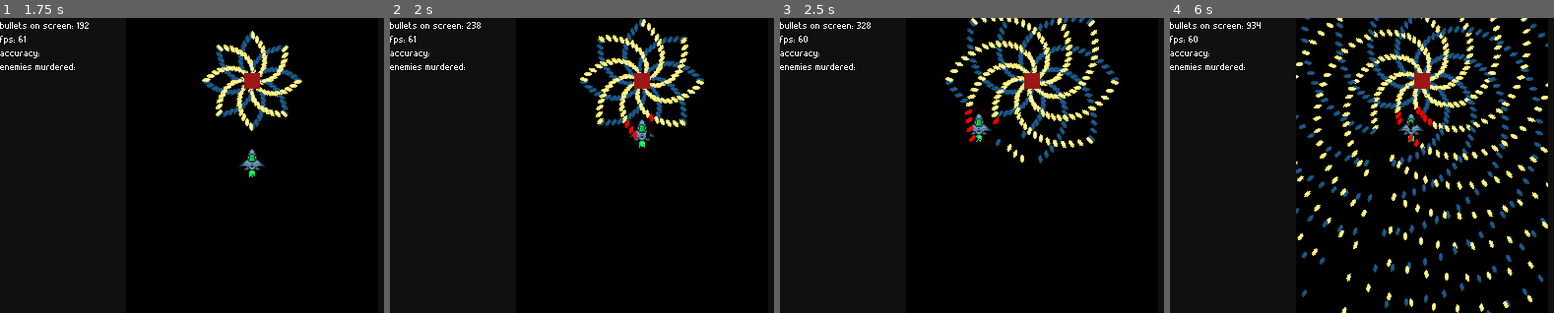
Above: before the commit, frames 1-4 (left to right).
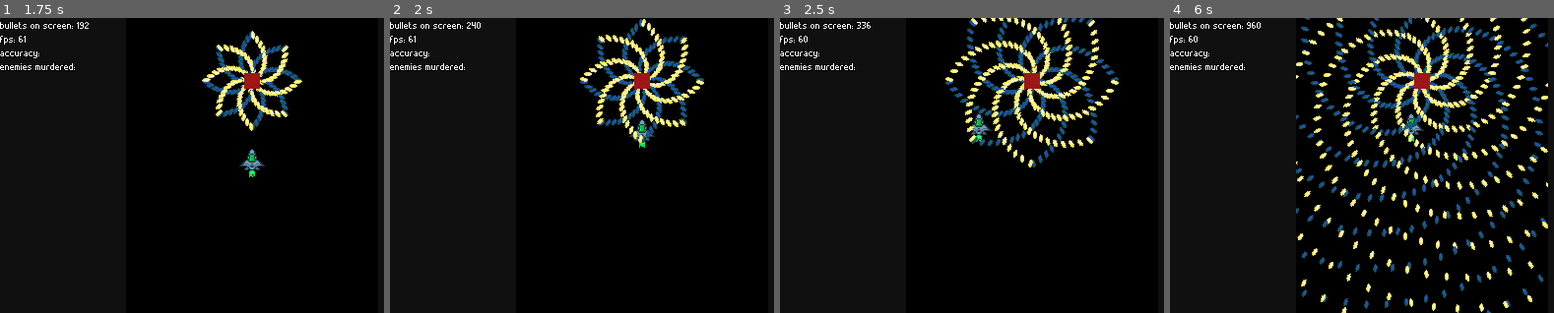
Above: after the commit, the same moments.

Repository: rockrick1/MAC0499-TCC
Game: Godot game, scene res://stages/test_stage.tscn
Same seed, same stepped clock (60 frames per second), same inputs: the game is played once before the commit and once after it.
Inputs (mouse positions are in pixels of both pictures, inside the frame that each line leads up to):
- Up to frame 1 (1.75 s): tap Enter at 0.5 s; move the mouse to (226, 224) at 0.52 s; hold Up (ui_up) from 0.53 s (still down); tap Space (ui_select) at 0.77, 1.52 s; move the mouse to (outside the picture) at 1.27 s
- Up to frame 2 (2 s): keep holding Up (ui_up)
- Up to frame 3 (2.5 s): move the mouse to (879, 121) at 2.02 s; release Up (ui_up) at 2.03 s; hold Left (ui_left) from 2.03 s (still down)
- Up to frame 4 (6 s): move the mouse to (1446, 165) at 2.77 s; tap Space (ui_select) at 3.02, 3.77, 4.52 s; move the mouse to (1346, 91) at 3.52 s; release Left (ui_left) at 3.53 s; hold Down (ui_down) 3.53-4.28 s; move the mouse to (1534, 150) at 4.27 s; hold Right (ui_right) 4.28-5.03 s; move the mouse to (1319, 180) at 5.02 s; hold Up (ui_up) 5.03-5.78 s; move the mouse to (1473, 100) at 5.77 s; hold Right (ui_right) from 5.78 s (still down)

Frame 1 is identical in both runs. In frame 2, 0.2% of the frame differs, in the area x 21-70%, y 1-43%; in frame 3, 0.4%; in frame 4, 0.9%, in the area x 21-69%, y 1-99%.

Commit message:
comment write data function

Diff:
--- a/shooter 2/characters/character.gd
+++ b/shooter 2/characters/character.gd
@@ -80,22 +80,22 @@
 		moving = true
 		dir.x -= 1
 		data.info = "Left"
-		action_recorder.write_data(data)
+#		action_recorder.write_data(data)
 	elif Input.is_action_pressed("ui_right"):
 		moving = true
 		dir.x += 1
 		data.info = "Right"
-		action_recorder.write_data(data)
+#		action_recorder.write_data(data)
 	if Input.is_action_pressed("ui_down"):
 		moving = true
 		dir.y += 1
 		data.info += "Down"
-		action_recorder.write_data(data)
+#		action_recorder.write_data(data)
 	elif Input.is_action_pressed("ui_up"):
 		moving = true
 		dir.y -= 1
 		data.info += "Up"
-		action_recorder.write_data(data)
+#		action_recorder.write_data(data)
 
 	if moving:
 #		$Sprite.set_animation("run")
--- a/shooter 2/projectiles/base_projectile.gd
+++ b/shooter 2/projectiles/base_projectile.gd
@@ -34,12 +34,12 @@
 # Called when the node enters the scene tree for the first time.
 func _process(_delta):
 	# Only checks collision with the nearest bullets
-	if character != null and get_global_position().distance_to(character.get_global_position()) < dist_threshold:
-		$Sprite.set_modulate(Color(1,0,0,1))
-		$CollisionShape2D.set_disabled(false)
-	elif enemy:
-		$Sprite.set_modulate(Color(1,1,1,1))
-		$CollisionShape2D.set_disabled(true)
+#	if character != null and get_global_position().distance_to(character.get_global_position()) < dist_threshold:
+#		$Sprite.set_modulate(Color(1,0,0,1))
+#		$CollisionShape2D.set_disabled(false)
+#	elif enemy:
+#		$Sprite.set_modulate(Color(1,1,1,1))
+#		$CollisionShape2D.set_disabled(true)
 	position += direction * speed * _delta * 50
 
 
--- a/shooter 2/projectiles/proj1.tscn
+++ b/shooter 2/projectiles/proj1.tscn
@@ -18,6 +18,7 @@
 
 [node name="CollisionShape2D" type="CollisionShape2D" parent="."]
 shape = SubResource( 1 )
+disabled = true
 
 [node name="DeathTimer" type="Timer" parent="."]
 wait_time = 5.0
